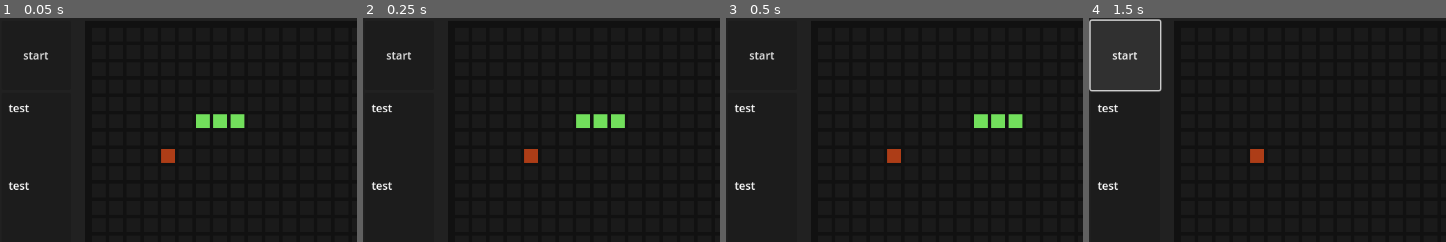
Above: before the commit, frames 1-4 (left to right).
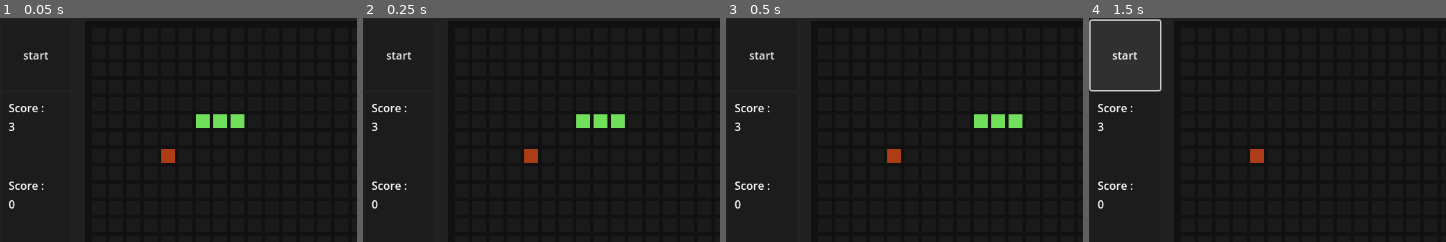
Above: after the commit, the same moments.

Repository: emecdelam/multiplayer_snake
Game: Godot game, scene res://scenes/main_game.tscn
Same seed, same stepped clock (60 frames per second), same inputs: the game is played once before the commit and once after it.
Inputs:
- Up to frame 1 (0.05 s): no input
- Up to frame 2 (0.25 s): no input
- Up to frame 3 (0.5 s): no input
- Up to frame 4 (1.5 s): click "start" at 0.5 s; click "start" at 1.25 s
The pictures show only the part of the screen within x 1-51%, y 0-50%; the shares and areas given below are measured in that part.

The runs differ from the first frame. In frame 1, 0.5% of the frame differs, in the area x 2-13%, y 38-86%; in frame 2, 0.5%; in frame 3, 0.5%; in frame 4, 0.5%.

Commit message:
snake avec score

Diff:
--- a/scenes/main_game.tscn
+++ b/scenes/main_game.tscn
@@ -77,10 +77,18 @@
 theme_override_constants/margin_right = 10
 theme_override_constants/margin_bottom = 10
 
-[node name="Label" type="Label" parent="Panel/MarginContainer/HBoxContainer/VBoxContainer/Panel/VSplitContainer/MarginContainer"]
+[node name="VBoxContainer" type="VBoxContainer" parent="Panel/MarginContainer/HBoxContainer/VBoxContainer/Panel/VSplitContainer/MarginContainer"]
+layout_mode = 2
+
+[node name="Label" type="Label" parent="Panel/MarginContainer/HBoxContainer/VBoxContainer/Panel/VSplitContainer/MarginContainer/VBoxContainer"]
 layout_mode = 2
 size_flags_vertical = 0
-text = "test"
+text = "Score :"
+
+[node name="Label2" type="Label" parent="Panel/MarginContainer/HBoxContainer/VBoxContainer/Panel/VSplitContainer/MarginContainer/VBoxContainer"]
+layout_mode = 2
+size_flags_vertical = 0
+text = "0"
 
 [node name="MarginContainer2" type="MarginContainer" parent="Panel/MarginContainer/HBoxContainer/VBoxContainer/Panel/VSplitContainer"]
 custom_minimum_size = Vector2(50, 100)
@@ -91,10 +99,18 @@
 theme_override_constants/margin_right = 10
 theme_override_constants/margin_bottom = 10
 
-[node name="Label" type="Label" parent="Panel/MarginContainer/HBoxContainer/VBoxContainer/Panel/VSplitContainer/MarginContainer2"]
+[node name="VBoxContainer" type="VBoxContainer" parent="Panel/MarginContainer/HBoxContainer/VBoxContainer/Panel/VSplitContainer/MarginContainer2"]
+layout_mode = 2
+
+[node name="Label" type="Label" parent="Panel/MarginContainer/HBoxContainer/VBoxContainer/Panel/VSplitContainer/MarginContainer2/VBoxContainer"]
 layout_mode = 2
 size_flags_vertical = 0
-text = "test"
+text = "Score :"
+
+[node name="Label2" type="Label" parent="Panel/MarginContainer/HBoxContainer/VBoxContainer/Panel/VSplitContainer/MarginContainer2/VBoxContainer"]
+layout_mode = 2
+size_flags_vertical = 0
+text = "0"
 
 [node name="Panel2" type="Panel" parent="Panel/MarginContainer/HBoxContainer"]
 custom_minimum_size = Vector2(100, 100)
--- a/scripts/main_game.gd
+++ b/scripts/main_game.gd
@@ -15,7 +15,7 @@
 #--------------------------------------
 @onready var panel_position: Vector2 = position
 @onready var cell: Resource = preload("res://scenes/cell.tscn")
-
+@onready var label1 = get_tree().root.get_node("GUI/Panel/MarginContainer/HBoxContainer/VBoxContainer/Panel/VSplitContainer/MarginContainer/VBoxContainer/Label2")
 #--------------------------------------
 # GLOBAL VAR
 #--------------------------------------
@@ -35,13 +35,15 @@
 
 
 
-func _process(delta):
-	if timer.is_stopped():
-		for player in players:
-			var dead = player.move_snake(map)
-			if not dead:
-				print("player died")
-		timer.start()
+func _process(_delta):
+	if not timer.is_stopped():
+		return
+	for player in players:
+		var alive = player.move_snake(map)
+		if alive:
+			continue
+		handle_death_player(player)
+	timer.start()
 
 
 
@@ -66,6 +68,10 @@
 func create_player():
 	for col in param.player_colors:
 		var player = Player.new()
-		player.initialize_player([Vector2(5,5),Vector2(6,5),Vector2(7,5)],col, map)
+		player.initialize_player([Vector2(5,5),Vector2(6,5),Vector2(7,5)],col, map, label1)
 		players.append(player)
 		add_child(player)
+
+## Handles the death of any player
+func handle_death_player(player: Player):
+	pass
--- a/scripts/map.gd
+++ b/scripts/map.gd
@@ -69,7 +69,6 @@
 ##Generate a single fruit
 func generate_fruit() -> bool:
 	var pos: Vector2 = Vector2(randi_range(0, number_cell_x-1), randi_range(0, number_cell_y-1))
-	print(pos)
 	if get_cell(pos).color == param.empty_cell_color:
 		change_cell_color(pos, param.fruit_cell_color)
 		return true
--- a/scripts/player.gd
+++ b/scripts/player.gd
@@ -8,7 +8,7 @@
 var body: Array[Vector2] = []
 var color: Color
 var alive: bool = false
-
+var score: Label
 # Directions
 enum Direction { UP, DOWN, LEFT, RIGHT }
 
@@ -25,12 +25,14 @@
 
 
 ## Initialize positions and color for the cells
-func initialize_player(coordinates:Array, panel_color: Color, map: Map):
+func initialize_player(coordinates:Array, panel_color: Color, map: Map, label:Label):
 	color = panel_color
 	alive = true
+	score = label
 	for coor in coordinates:
 		body.append(coor)
 		map.add_player_pos(coor, self)
+	update_score()
 
 
 
@@ -50,6 +52,7 @@
 	# Hits a fruit
 	if map.check_fruit_collision(new_snake_pos):
 		map.add_player_pos(new_snake_pos, self)
+		update_score()
 		return true
 	map.add_player_pos(new_snake_pos, self)
 	# Doesn't collide
@@ -86,3 +89,7 @@
 	elif Input.is_action_pressed("move_right") and direction != Direction.LEFT:
 		new_direction = Direction.RIGHT
 	direction = new_direction
+
+## Updates the label used to display the score
+func update_score():
+	score.text = str(len(body))
